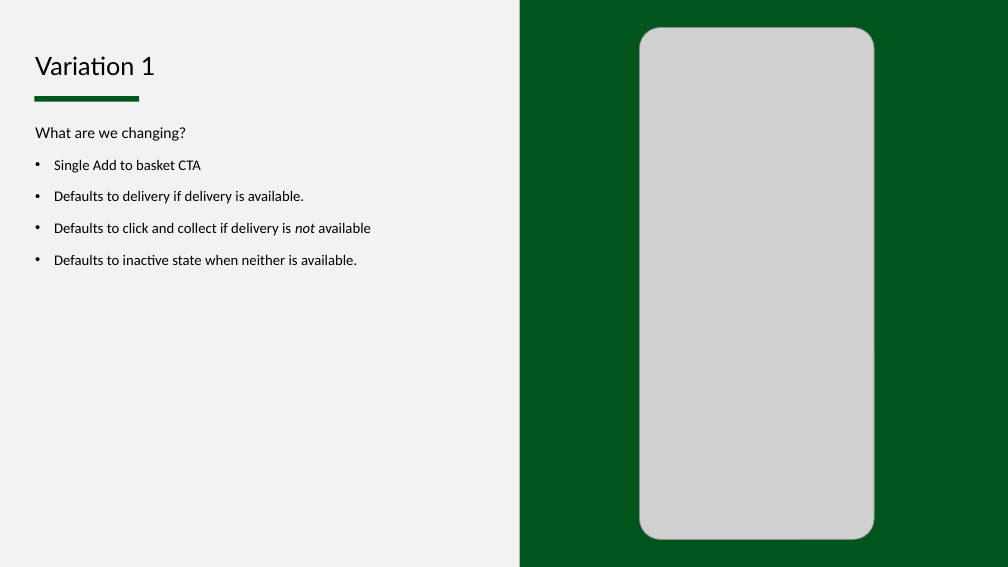
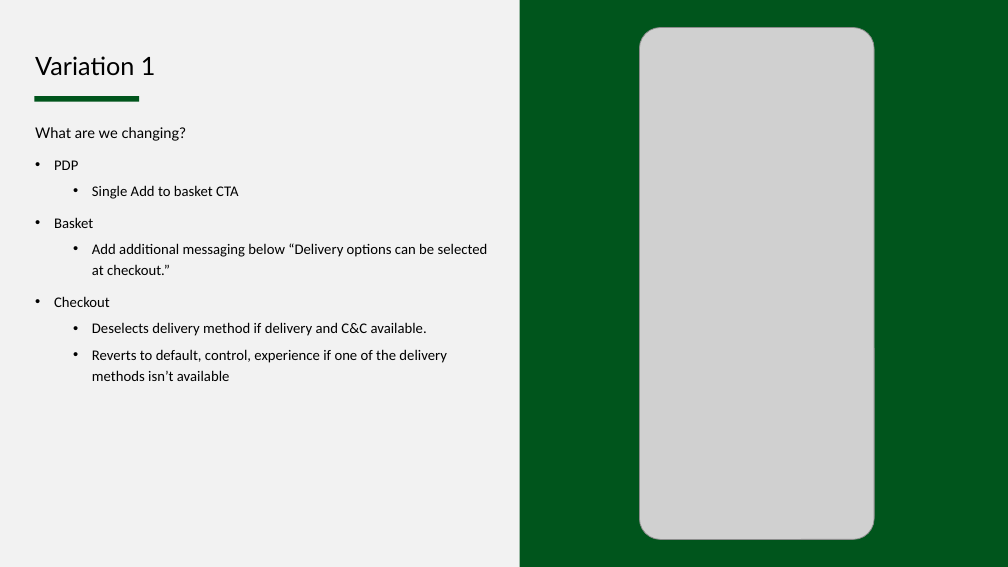
Before and after one commit to BenC0/PAH159, a slide deck: slide 8 of PAH159 - Polestar PDP Add to Bag Module - Mobile - Test Plan.pptx (slide 6 before the commit). Drawn at 1008x567 pixels with LibreOffice and Linux fonts; fonts in the diff are those of the drawing; grey boxes stand for pictures; background and template pictures are left out. Boxes give left, top, right and bottom in pixels: in the first picture for what was removed or moved away, otherwise in the second. Text is boxed around its words. In the diff, an @@ line names an element or a change of style, - is before the commit and + after.

```diff
--- a/PAH159 - Polestar PDP Add to Bag Module - Mobile - Test Plan.pptx
+++ b/PAH159 - Polestar PDP Add to Bag Module - Mobile - Test Plan.pptx
@@ text at (54,160,78,170): paragraph added @@
+• PDP
@@ text at (92,185,238,199): list level 1 to 2 in "Single Add to basket CTA" @@
@@ text at (54,217,488,381): text changed @@
-• Defaults to delivery if delivery is available.
-• Defaults to click and collect if delivery is not available
-• Defaults to inactive state when neither is available.
+• Basket
+  • Add additional messaging below “Delivery options can be selected at checkout.”
+• Checkout
+  • Deselects delivery method if delivery and C&C available.
+  • Reverts to default, control, experience if one of the delivery methods isn’t available
```
Also in this commit, not shown: 4 other slides changed, 6 slides added, 24 other files.
